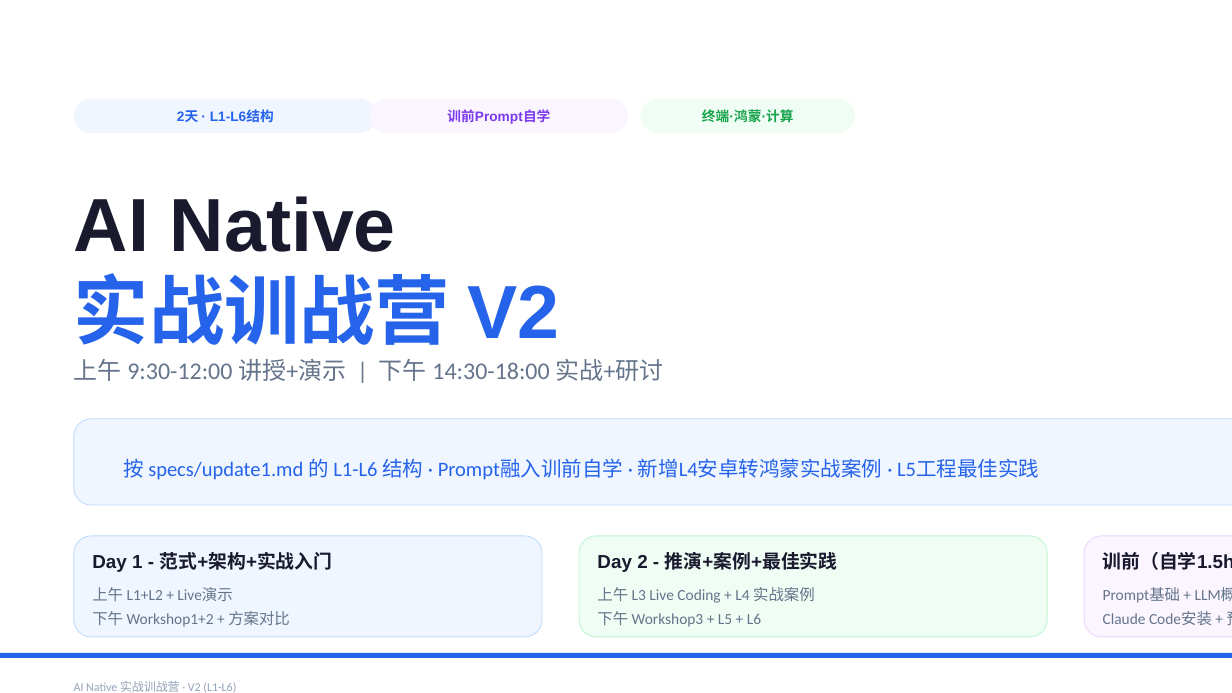
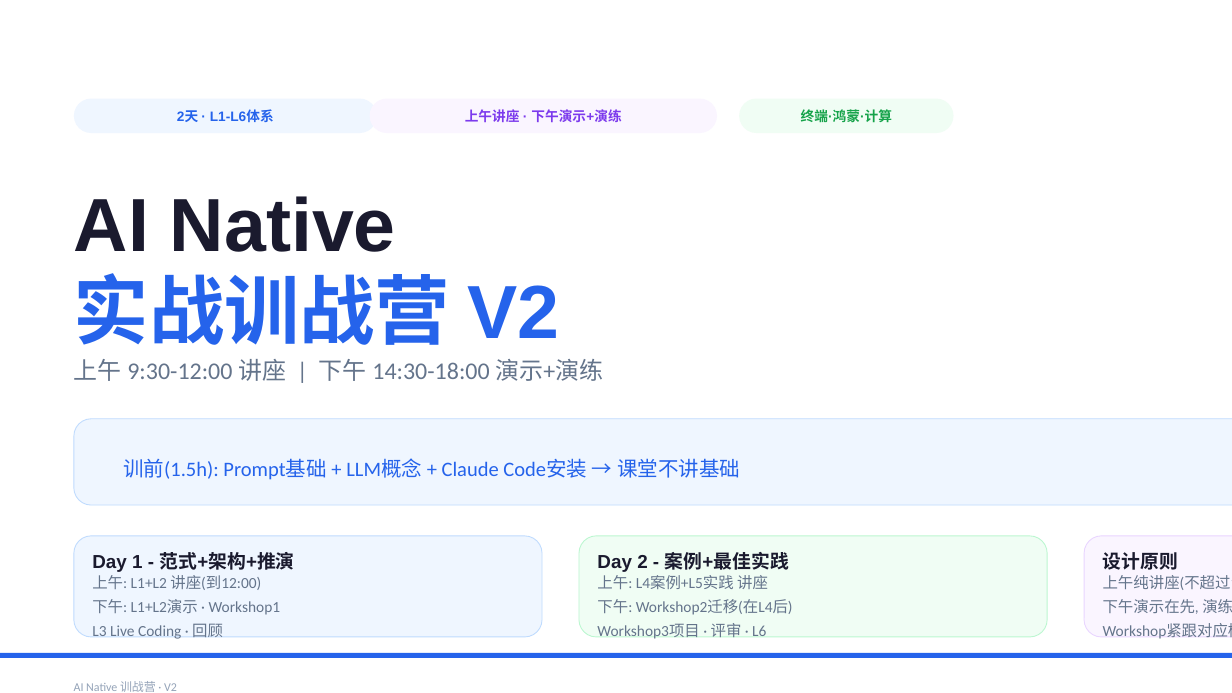
Before and after one commit to JungleTestLabs/ai-coding-training, a slide deck: slide 1 of docs/AI-Native-训战营-介绍与日程.pptx. Drawn at 1232x693 pixels with LibreOffice and Linux fonts; fonts in the diff are those of the drawing. Boxes give left, top, right and bottom in pixels: in the first picture for what was removed or moved away, otherwise in the second. Text is boxed around its words. In the diff, an @@ line names an element or a change of style, - is before the commit and + after.

Commit message:
docs: 调整V2结构 — 上午讲座(到12:00)，下午演示+演练
核心调整:
- 上午纯讲座(L1/L2 Day1, L4/L5 Day2)，不超过12:00
- 下午先演示后演练(演示-休息-演练-休息-演练)
- L3 移到Day1下午作为演示(Live Coding)
- Workshop2 安卓转鸿蒙迁移移到L4案例解读之后(Day2下午)
- L6缩短为20min收尾

设计原则: 讲座→演示→演练，逐级递进

```diff
--- a/docs/AI-Native-训战营-介绍与日程.pptx
+++ b/docs/AI-Native-训战营-介绍与日程.pptx
@@ text at box(177, 110, 274, 122): text changed @@
-2天 · L1-L6结构
+2天 · L1-L6体系
@@ rounded rectangle: place and size @@
-rounded rectangle at box(370, 99, 628, 133)
+rounded rectangle at box(370, 99, 717, 133)
@@ text at box(465, 109, 621, 123): text changed @@
-训前Prompt自学
+上午讲座 · 下午演示+演练
@@ text "终端·鸿蒙·计算": place and size @@
-text "终端·鸿蒙·计算" at box(702, 109, 794, 122)
+text "终端·鸿蒙·计算" at box(801, 109, 893, 123)
@@ rounded rectangle: place and size @@
-rounded rectangle at box(641, 99, 855, 133)
+rounded rectangle at box(739, 99, 954, 133)
@@ text at box(74, 359, 603, 381): text changed @@
-上午 9:30-12:00 讲授+演示 | 下午 14:30-18:00 实战+研讨
+上午 9:30-12:00 讲座 | 下午 14:30-18:00 演示+演练
@@ text at box(123, 458, 740, 480): text changed @@
-按 specs/update1.md 的 L1-L6 结构 · Prompt融入训前自学 · 新增L4安卓转鸿蒙实战案例 · L5工程最佳实践
+训前(1.5h): Prompt基础 + LLM概念 + Claude Code安装 → 课堂不讲基础
@@ text at box(92, 552, 295, 572): text changed @@
-Day 1 - 范式+架构+实战入门
+Day 1 - 范式+架构+推演
@@ text at box(597, 552, 789, 572): text changed @@
-Day 2 - 推演+案例+最佳实践
+Day 2 - 案例+最佳实践
@@ text at box(1103, 552, 1178, 570): text changed @@
-训前（自学1.5h）
+设计原则
@@ text at box(92, 599, 281, 639): text changed @@
-上午 L1+L2 + Live演示
-下午 Workshop1+2 + 方案对比
+上午: L1+L2 讲座(到12:00)
+下午: L1+L2演示 · Workshop1
+L3 Live Coding · 回顾
@@ text at box(597, 599, 793, 639): text changed @@
-上午 L3 Live Coding + L4 实战案例
-下午 Workshop3 + L5 + L6
+上午: L4案例+L5实践 讲座
+下午: Workshop2迁移(在L4后)
+Workshop3项目 · 评审 · L6
@@ text at box(1103, 575, 1232, 590): text changed @@
-Prompt基础 + LLM概念
-Claude Code安装 + 预习自测
+上午纯讲座(不超过12:00)
+下午演示在先, 演练在后
+Workshop紧跟对应模块
@@ text at box(74, 681, 177, 692): text changed @@
-AI Native 实战训战营 · V2 (L1-L6)
+AI Native 训战营 · V2
```
Also in this commit, not shown: 4 other slides changed, 1 slide added, 1 slide removed, 2 other files.
